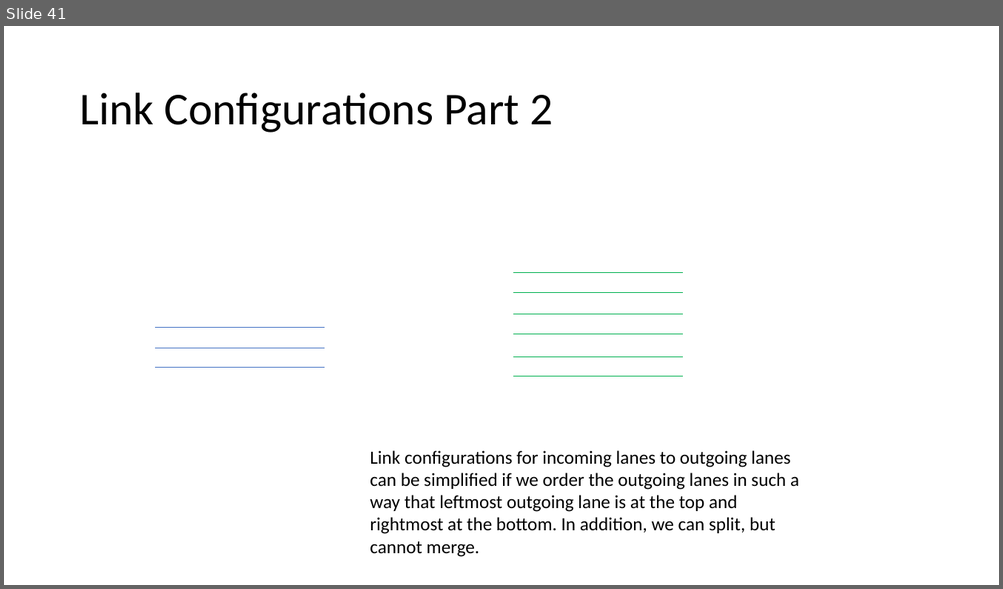
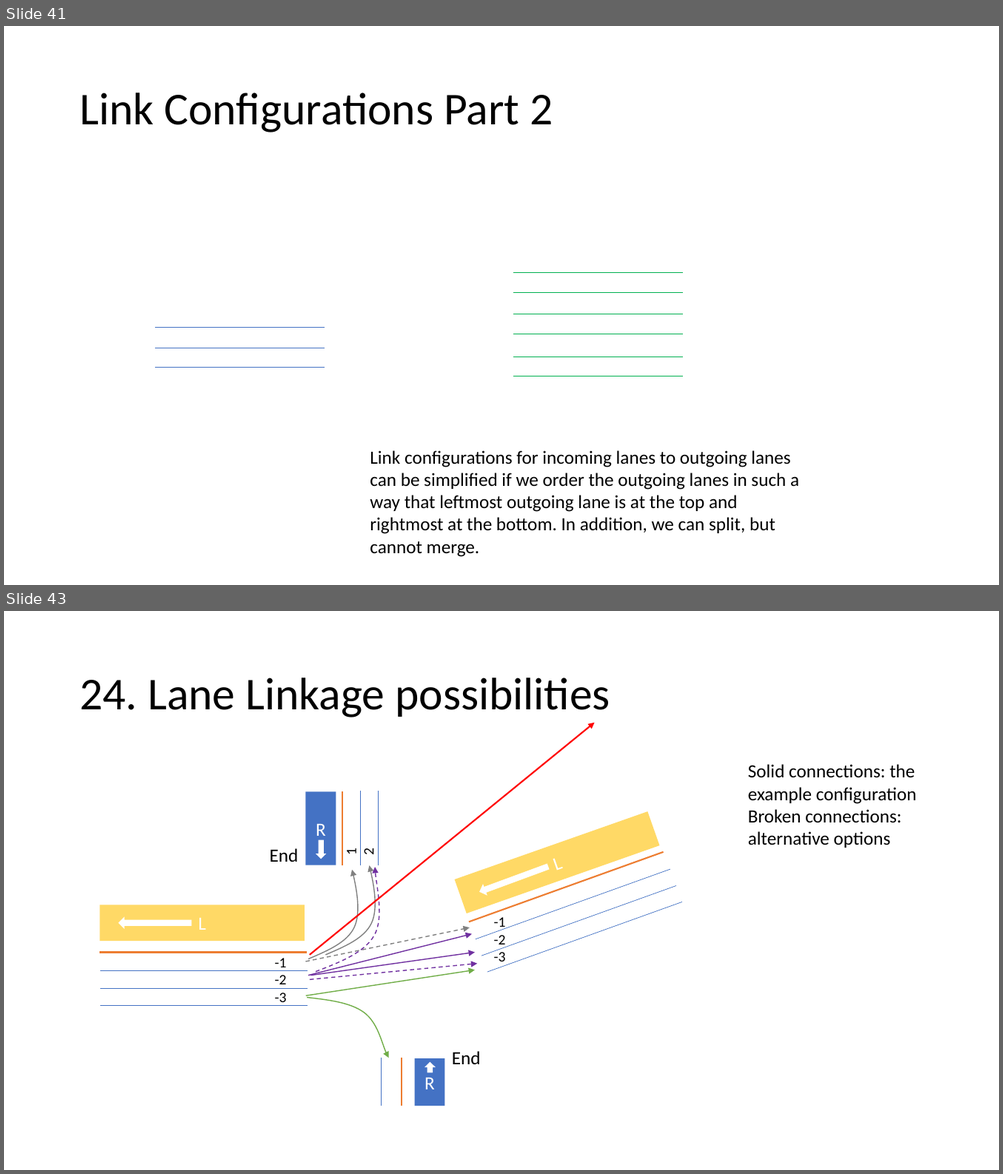
Before and after one commit to AugmentedDesignLab/junction-art, a slide deck: plan/challenges.pptx. Shown one above the other, each under a label of ours: slide 41 before the commit, slides 41 and 43 after it; the slides between them are not shown. The pictures are 1003x589 and 1003x1174 pixels, drawn with LibreOffice and Linux fonts; fonts in the diff are those of the drawing. Boxes give left, top, right and bottom in pixels: in the first picture for what was removed or moved away, otherwise in the second. Text is boxed around its words. In the diff, an @@ line names an element or a change of style, - is before the commit and + after.

```diff
--- a/plan/challenges.pptx
+++ b/plan/challenges.pptx
@@ slide 43 added at (x1=4, y1=611, x2=999, y2=1170), background #FFFFFF @@
@@ title added at (x1=79, y1=678, x2=610, y2=718), 44 pt, text #000000 @@
+24. Lane Linkage possibilities
@@ arrow added from (310, 955) to (595, 723), #FF0000 1.5 pt @@
@@ text added at (x1=748, y1=764, x2=916, y2=848), 18 pt, text #000000 @@
+Solid connections: the example configuration
+Broken connections: alternative options
@@ rectangle added at (x1=305, y1=792, x2=336, y2=866), fill #4472C4, 18 pt, text #FFFFFF @@
+R
@@ line added from (342, 866) to (342, 792), #ED7D31 1.5 pt @@
@@ line added from (361, 866) to (361, 791), #4472C4 0.5 pt @@
@@ line added from (378, 866) to (378, 791), #4472C4 0.5 pt @@
@@ rectangle added at (x1=455, y1=812, x2=659, y2=913), fill #FFD966, 18 pt, text #FFFFFF @@
+L
@@ text added at (x1=270, y1=849, x2=299, y2=862), 18 pt, text #000000 @@
+End
@@ down arrow added at (x1=316, y1=840, x2=327, y2=859), fill #FFFFFF @@
@@ text added at (x1=342, y1=849, x2=378, y2=856), 14 pt, text #000000 @@
+1
+2
@@ freeform shape added at (x1=308, y1=870, x2=358, y2=960), outline #808080 1 pt @@
@@ freeform shape added at (x1=316, y1=867, x2=379, y2=971), outline #7030A0 1 pt dashed @@
@@ freeform shape added at (x1=326, y1=866, x2=375, y2=955), outline #808080 1 pt @@
@@ right arrow added at (x1=477, y1=861, x2=550, y2=898), fill #FFFFFF @@
@@ rectangle added at (x1=99, y1=905, x2=304, y2=941), fill #FFD966, 18 pt, text #FFFFFF @@
+L
@@ right arrow added at (x1=118, y1=917, x2=191, y2=929), fill #FFFFFF @@
@@ group added at (x1=469, y1=852, x2=683, y2=972): 4 lines, 1 text @@
+-1
+-2
+-3
@@ arrow added from (305, 962) to (469, 928), #808080 1 pt dashed @@
@@ arrow added from (308, 976) to (472, 934), #7030A0 1 pt @@
@@ text added at (x1=275, y1=958, x2=287, y2=1006), 14 pt, text #000000 @@
+-1
+-2
+-3
@@ arrow added from (310, 980) to (477, 964), #7030A0 1 pt dashed @@
@@ arrow added from (310, 976) to (475, 953), #7030A0 1 pt @@
@@ arrow added from (306, 996) to (475, 971), #70AD47 1 pt @@
@@ group added at (x1=99, y1=953, x2=307, y2=1005): 4 lines @@
@@ freeform shape added at (x1=307, y1=997, x2=389, y2=1058), outline #70AD47 1 pt @@
@@ text added at (x1=452, y1=1051, x2=481, y2=1065), 18 pt, text #000000 @@
+End
@@ line added from (381, 1106) to (381, 1058), #4472C4 0.5 pt @@
@@ line added from (401, 1106) to (401, 1058), #ED7D31 1.5 pt @@
@@ rectangle added at (x1=415, y1=1059, x2=445, y2=1106), fill #4472C4, 18 pt, text #FFFFFF @@
+R
@@ down arrow added at (x1=424, y1=1062, x2=435, y2=1073), fill #FFFFFF @@
```
Also in this commit, not shown: 3 other slides added, 3 other files.
